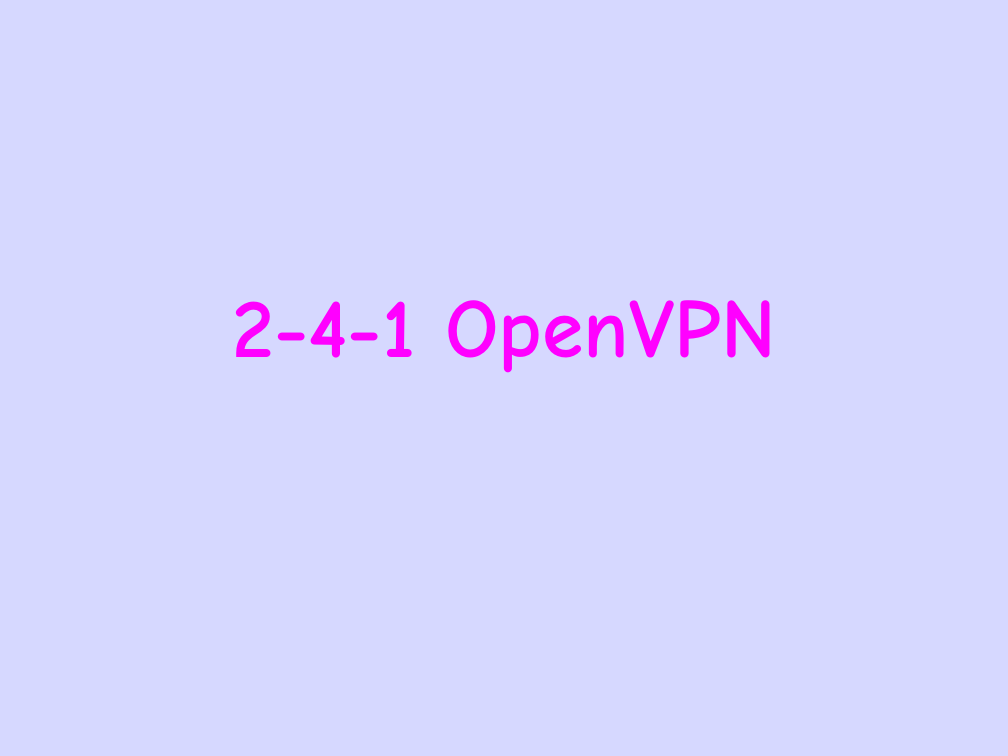
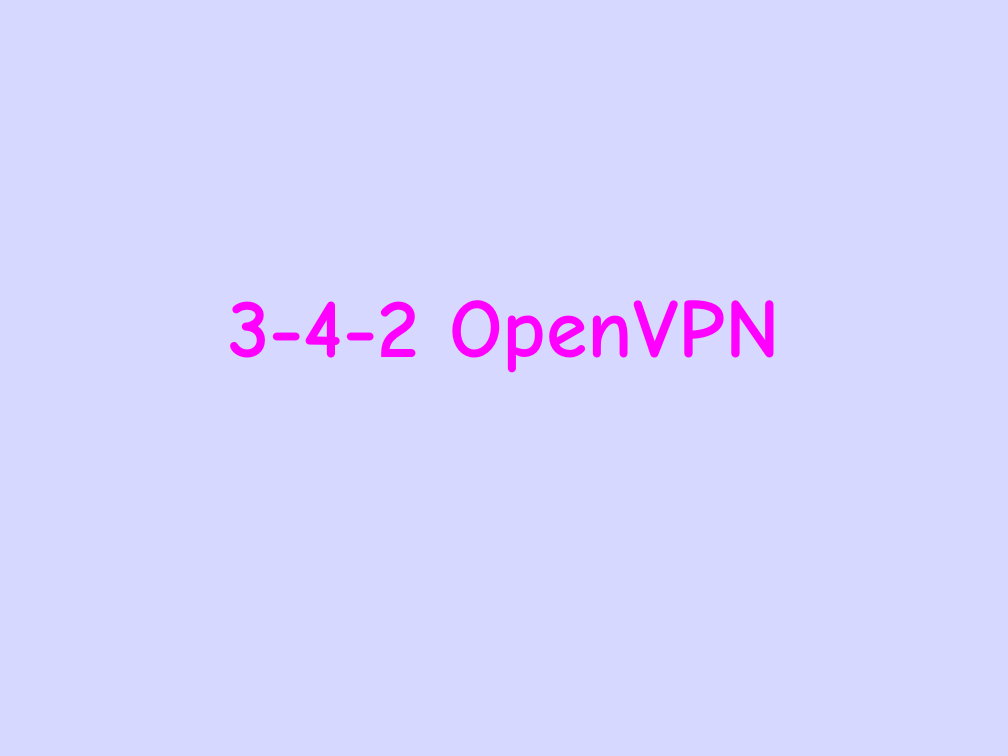
Before and after one commit to randyqx/apricot-sec2019, a slide deck: slide 1 of 3-4-2-openvpn-lab.ppt. Drawn at 1008x756 pixels with LibreOffice and Linux fonts; fonts in the diff are those of the drawing. Boxes give left, top, right and bottom in pixels: in the first picture for what was removed or moved away, otherwise in the second. Text is boxed around its words. In the diff, an @@ line names an element or a change of style, - is before the commit and + after.

```diff
--- a/3-4-2-openvpn-lab.ppt
+++ b/3-4-2-openvpn-lab.ppt
@@ title at (x1=228, y1=300, x2=780, y2=373): text changed @@
-2-4-1 OpenVPN
+3-4-2 OpenVPN
```
Also in this commit, not shown: 1 other file.
